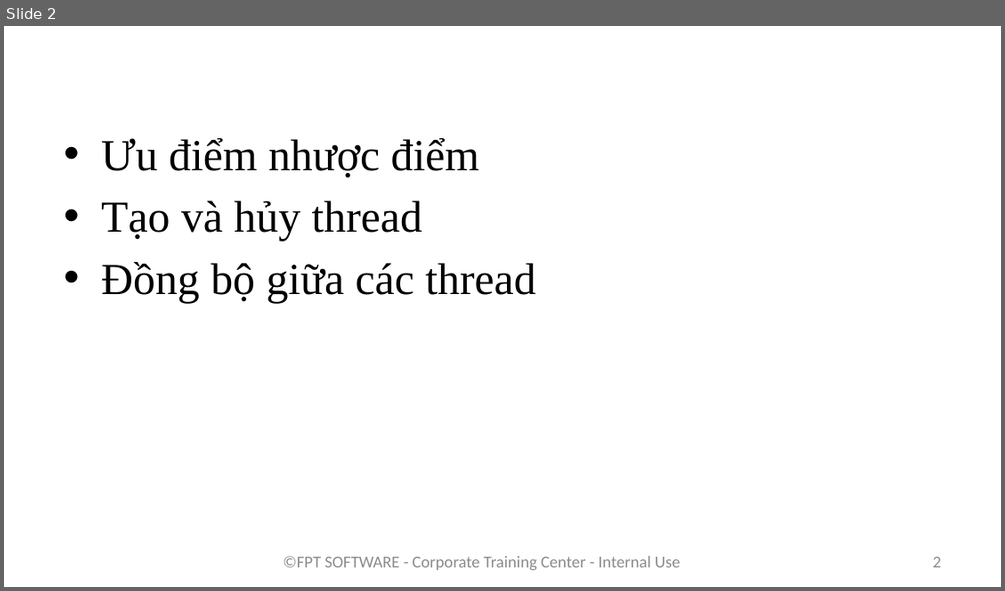
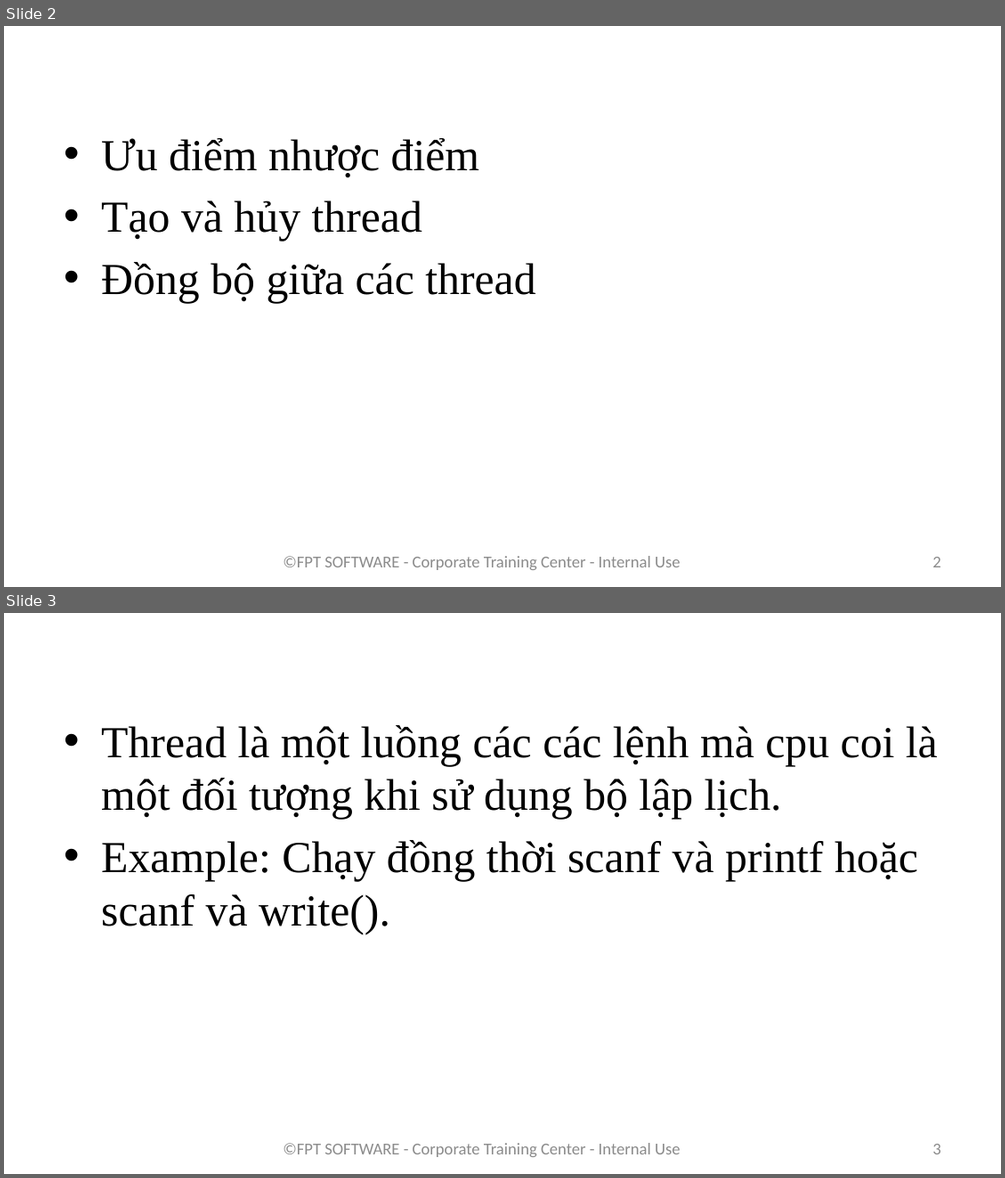
Before and after one commit to phuthodien/training_linux_embedded_v2, a slide deck: Bai 8/Lập trình multithread.pptx. Shown one above the other, each under a label of ours: slide 2 before the commit, slides 2 and 3 after it. The pictures are 1005x591 and 1005x1178 pixels, drawn with LibreOffice and Linux fonts; fonts in the diff are those of the drawing; background and template pictures are left out. Boxes give left, top, right and bottom in pixels: in the first picture for what was removed or moved away, otherwise in the second. Text is boxed around its words. In the diff, an @@ line names an element or a change of style, - is before the commit and + after.

```diff
--- a/Bai 8/Lập trình multithread.pptx
+++ b/Bai 8/Lập trình multithread.pptx
@@ slide 3 added at <box>4,613,1001,1174</box>, background picture (left out) @@
@@ title added at <box>54,613,785,682</box>, 36 pt, text #FFFFFF, bold @@
+Định nghĩa
@@ text added at <box>101,725,938,934</box>, 32 pt, text #000000 @@
+• Thread là một luồng các các lệnh mà cpu coi là một đối tượng khi sử dụng bộ lập lịch.
+• Example: Chạy đồng thời scanf và printf hoặc scanf và write().
@@ text added at <box>283,1143,680,1157</box>, 12 pt, text #8C8C8C @@
+©FPT SOFTWARE - Corporate Training Center - Internal Use
@@ page number added at <box>932,1143,940,1154</box>, 12 pt, text #8C8C8C @@
+3
```
Also in this commit, not shown: 1 slide changed, 28 other files.
